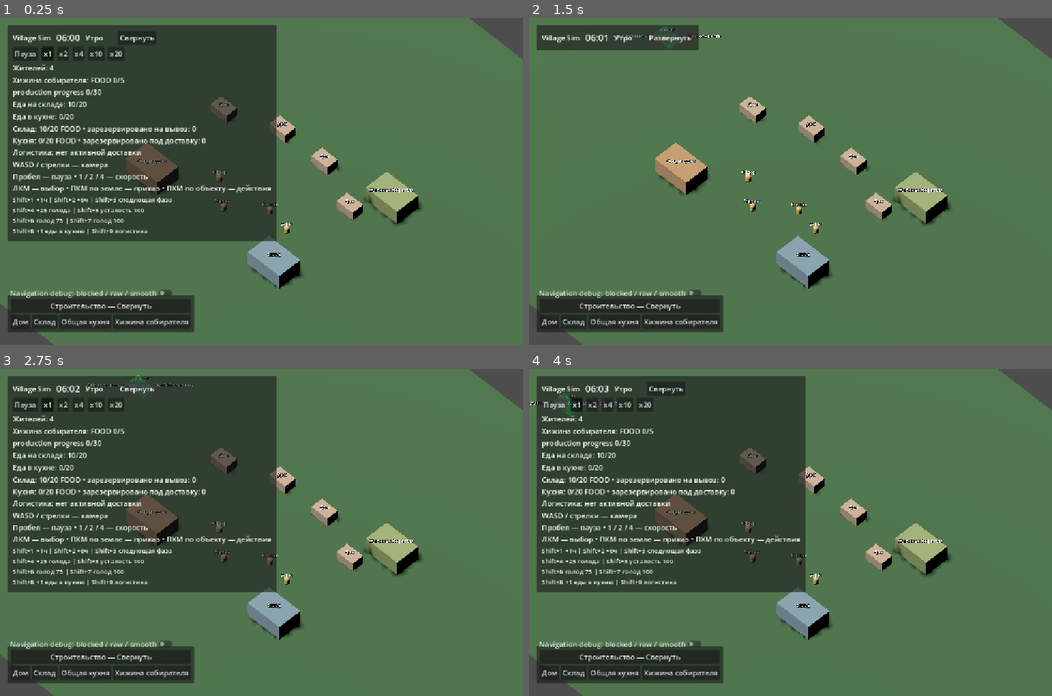
Above: before the commit, frames 1-4 (two rows, left to right).
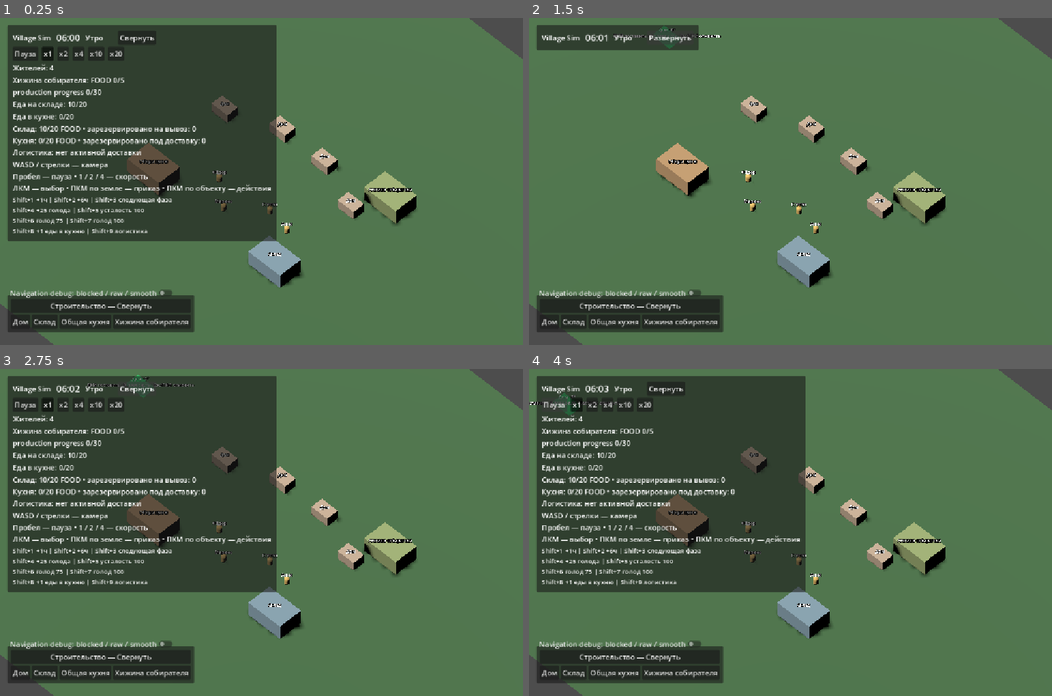
Above: after the commit, the same moments.

Repository: vladlopata5/village-sim
Game: Godot game, scene res://scenes/main_3d.tscn
Same seed, same stepped clock (60 frames per second), same inputs: the game is played once before the commit and once after it. This scene is started directly instead of the project's main scene.
Inputs:
- Up to frame 1 (0.25 s): no input
- Up to frame 2 (1.5 s): click "Дом" at 0.5 s; click "Свернуть" at 1.25 s
- Up to frame 3 (2.75 s): click "Развернуть" at 2 s
- Up to frame 4 (4 s): click "Пауза" at 2.75 s; click "Продолжить" at 3.5 s

The runs differ from the first frame. In frame 1, 0.7% of the frame differs, in the area x 24-81%, y 23-83%; in frame 2, 0.8%; in frame 3, 0.7%; in frame 4, 0.7%.

Commit message:
Validate 3D wander targets and align starter building footprints

Diff:
--- a/scripts/main.gd
+++ b/scripts/main.gd
@@ -282,7 +282,8 @@
 			data.profession = Profession.Type.GATHERER
 			data.work_location_id = gatherer_hut_data.id
 		residents.append(data)
-	var home_positions = [Vector2(-300, -120), Vector2(-100, -200), Vector2(100, -200), Vector2(300, -120)]
+	# Source centers align physical footprint edges to BuildGrid 0.5 at world scale 1:25.
+	var home_positions = [Vector2(-300, -125), Vector2(-100, -200), Vector2(100, -200), Vector2(300, -125)]
 	var start_positions = [Vector2(120, 80), Vector2(220, 100), Vector2(-100, 100), Vector2(0, 180)]
 	for index in range(residents.size()):
 		var data = residents[index]
@@ -419,7 +420,7 @@
 	kitchen_data.resources.set_capacity(ResourceType.Type.FOOD, Balance.KITCHEN_FOOD_CAPACITY)
 	buildings.append(kitchen_data)
 	# Same ID links two distinct data objects: building meaning and world place.
-	kitchen_data.position = Vector2(-280, 240)
+	kitchen_data.position = Vector2(-275, 237.5)
 	var view = _create_building_presentation(kitchen_data)
 	view.name = "CommunalKitchen"
 	_register_building_location(kitchen_data, view)
@@ -436,7 +437,7 @@
 	warehouse_data.resources.set_capacity(ResourceType.Type.WOOD, 50)
 	warehouse_data.resources.add(ResourceType.Type.WOOD, 50)
 	buildings.append(warehouse_data)
-	warehouse_data.position = Vector2(300, 240)
+	warehouse_data.position = Vector2(300, 237.5)
 	var view = _create_building_presentation(warehouse_data)
 	view.name = "Warehouse"
 	_register_building_location(warehouse_data, view)
@@ -446,7 +447,7 @@
 	gatherer_hut_data.resources.set_allowed_resource_types([ResourceType.Type.FOOD])
 	gatherer_hut_data.resources.set_capacity(ResourceType.Type.FOOD, 5)
 	buildings.append(gatherer_hut_data)
-	gatherer_hut_data.position = Vector2(380, -240)
+	gatherer_hut_data.position = Vector2(375, -237.5)
 	var view = _create_building_presentation(gatherer_hut_data)
 	view.name = "GathererHut"
 	_register_building_location(gatherer_hut_data, view)
--- a/scripts/wander_target.gd
+++ b/scripts/wander_target.gd
@@ -1,15 +1,18 @@
 extends RefCounted
 ## Replaceable candidate: a later POI provider can supply an ID and position instead.
 const Balance = preload("res://scripts/balance_config.gd")
+const MAX_ATTEMPTS := 8
 var id: StringName
 var position: Vector2
 func _init(target_id: StringName, world_position: Vector2) -> void:
 	id = target_id
 	position = world_position
-static func nearby(origin: Vector2, rng: RandomNumberGenerator, bounds: Rect2):
+static func nearby(origin: Vector2, rng: RandomNumberGenerator, bounds: Rect2, reachable: Callable = Callable()):
 	if not bounds.has_point(origin): return null
-	for attempt in range(8):
+	for attempt in range(MAX_ATTEMPTS):
 		var offset := Vector2.from_angle(rng.randf_range(0.0, TAU)) * rng.randf_range(Balance.WANDER_RADIUS * 0.3, Balance.WANDER_RADIUS)
 		var target := (origin + offset).clamp(bounds.position, bounds.end - Vector2.ONE)
-		if origin.distance_to(target) > 1.0: return load("res://scripts/wander_target.gd").new(&"random_nearby", target)
+		if origin.distance_to(target) <= 1.0: continue
+		if reachable.is_valid() and not reachable.call(origin, target): continue
+		return load("res://scripts/wander_target.gd").new(&"random_nearby", target)
 	return null
--- a/scripts/world_3d/main_3d.gd
+++ b/scripts/world_3d/main_3d.gd
@@ -48,6 +48,7 @@
 	view.name = String(building.id)
 	$World/BuildingViews.add_child(view)
 	view.position = Coordinates.to_world(building.position)
+	assert(view.position.is_equal_approx(build_grid.snap(view.position, building.definition.footprint_cells, building.quarter_turns)), "Building source center must already be footprint-aligned")
 	view.setup(building)
 	var cells: Array = build_grid.footprint_cells(view.position, building.definition.footprint_cells, building.quarter_turns)
 	var registered: bool = build_grid.occupy(building.id, cells)
@@ -172,3 +173,13 @@
 func _on_navigation_changed(_revision: int) -> void:
 	# Reuse local availability events; cached logistics offers must see new locations.
 	logistics.recalculate()
+
+func _wander_available_2d(resident_id: String) -> bool:
+	var origin: Variant = _production_position_2d(resident_id)
+	return origin is Vector2 and navigation.is_world_walkable(Coordinates.to_world(origin))
+func _wander_target_2d(rng: RandomNumberGenerator, resident_id: String):
+	var origin: Variant = _production_position_2d(resident_id)
+	if not origin is Vector2: return null
+	return WanderTarget.nearby(origin, rng, field.FIELD, _reachable_wander_target)
+func _reachable_wander_target(origin: Vector2, target: Vector2) -> bool:
+	return not navigation.find_path(Coordinates.to_world(origin), Coordinates.to_world(target)).is_empty()
--- a/tests/test_starting_homes.gd
+++ b/tests/test_starting_homes.gd
@@ -35,7 +35,7 @@
 	var card = scene.get_node("HUD/BuildingCard")
 	var homes: Array = scene.buildings.filter(func(building): return building.type == Types.HOME)
 	var ids := [&"home_stepan", &"home_anna", &"home_fedor", &"home_marina"]
-	var positions := [Vector2(-300, -120), Vector2(-100, -200), Vector2(100, -200), Vector2(300, -120)]
+	var positions := [Vector2(-300, -125), Vector2(-100, -200), Vector2(100, -200), Vector2(300, -125)]
 	check(homes.size() == 4, "Starting world has exactly four ordinary HOME instances")
 	check(not FileAccess.file_exists("res://scripts/world_location_view_2d.gd") and not FileAccess.file_exists("res://scenes/world_location_view_2d.tscn"), "Dead prototype home script/scene are removed")
 	var seen: Array = []
@@ -48,7 +48,7 @@
 		check(home.definition.id == &"home" and home.definition.type == Types.HOME and home.definition.housing_capacity == 4, "Uses normal HOME definition/capacity")
 		check(home.id == ids[index] and home.id not in seen, "Unique stable home ID")
 		seen.append(home.id)
-		check(home.position == positions[index] and home.display_name == "Дом", "Original position and normal house label")
+		check(home.position == positions[index] and home.display_name == "Дом", "Grid-aligned source position and normal house label")
 		check(resident.home_location_id == home.id and scene.player_control.get_home(resident.id) == home, "Initial resident relationship references concrete house")
 		check(scene.player_control.get_home_occupants(home.id) == [resident], "Initial occupancy is one, derived from residents")
 		check(view is View and view.building_data == home and not view is Marker2D, "Same BuildingView as player-built houses; no home marker")
--- /dev/null
+++ b/tests/test_wander_3d_cleanup.gd
@@ -0,0 +1,115 @@
+extends SceneTree
+const Target = preload("res://scripts/wander_target.gd")
+const Coordinates = preload("res://scripts/world_3d/world_coordinates.gd")
+const Geometry = preload("res://scripts/world_3d/world_geometry.gd")
+const Navigation = preload("res://scripts/navigation_grid.gd")
+const Definition = preload("res://scripts/building_definition.gd")
+const Types = preload("res://scripts/building_type.gd").Type
+var checks := 0
+var failures := 0
+var attempts := 0
+func _initialize() -> void: call_deferred("_run")
+func check(ok: bool, message: String) -> void:
+	checks += 1
+	if not ok:
+		failures += 1
+		push_error(message)
+func reject(_origin: Vector2, _target: Vector2) -> bool:
+	attempts += 1
+	return false
+func _run() -> void:
+	var scene = load("res://scenes/main_3d.tscn").instantiate()
+	root.add_child(scene)
+	scene.game_time.set_process(false)
+	scene.set_process(false)
+	for actor in scene.resident_runtimes: actor.view.set_physics_process(false)
+	await physics_frame
+	check(scene.residents.size() == 4 and scene.buildings.size() == 7, "Shared starter counts preserved")
+	var expected := {
+		&"communal_kitchen_01":Vector2(-275,237.5), &"warehouse_01":Vector2(300,237.5),
+		&"gatherer_hut_01":Vector2(375,-237.5), &"home_stepan":Vector2(-300,-125),
+		&"home_anna":Vector2(-100,-200), &"home_fedor":Vector2(100,-200), &"home_marina":Vector2(300,-125),
+	}
+	var all_cells: Dictionary = {}
+	var expected_navigation = Navigation.new()
+	for building in scene.buildings:
+		var point := Coordinates.to_world(building.position)
+		check(building.position == expected[building.id] and building.quarter_turns == 0 and building.is_built(), "Explicit aligned starter source data, zero rotation and BUILT preserved")
+		check(point.is_equal_approx(scene.build_grid.snap(point,building.definition.footprint_cells,building.quarter_turns)), "Starter and runtime share footprint-aware snap")
+		var footprint := Geometry.footprint(building)
+		for edge in [footprint.position,footprint.end]:
+			var relative: Vector2 = (edge-scene.build_grid.bounds.position)/scene.build_grid.CELL_SIZE
+			check(relative.is_equal_approx(relative.round()), "All physical edges are build cell boundaries")
+		check(scene.build_grid.bounds.encloses(footprint), "Starter footprint inside bounds")
+		var cells: Array = scene.build_grid.occupied_cells(building.id)
+		check(cells.size() == building.definition.footprint_cells.x*building.definition.footprint_cells.y, "No conservative extra occupancy cells needed for aligned starter")
+		var overlapping := false
+		for cell in cells:
+			if all_cells.has(cell): overlapping = true
+			all_cells[cell] = building.id
+		check(not overlapping, "No starter occupancy overlap")
+		var access: Variant = scene.world_locations.get_position(building.id)
+		check(access is Vector2 and scene.navigation.is_world_walkable(Coordinates.to_world(access)), "Starter access point remains walkable")
+		expected_navigation.add_blocker(building.id,footprint)
+	check(scene.navigation.blocked_cells() == expected_navigation.blocked_cells(), "Navigation blockers match exact snapped physical footprints plus unchanged clearance")
+	for resident in scene.residents:
+		check(scene.player_control.get_home(resident.id).id == resident.home_location_id and resident.home_location_id in expected, "Original home relationship remains valid")
+	check(scene.warehouse_data.resources.get_amount(0) == 10 and scene.warehouse_data.resources.get_amount(1) == 50 and scene.kitchen_data.resources.get_amount(0) == 0, "Initial resources preserved")
+	var actor = scene.resident_runtimes[1]
+	actor.view.global_position = Vector3(8.25,0,9.75)
+	var origin: Vector2 = actor.view.get_sim_position()
+	var rng := RandomNumberGenerator.new()
+	# Locate a deterministic seed where legacy first target is blocked but a later target is reachable.
+	var corrected_seed := -1
+	for seed_value in range(200):
+		rng.seed = seed_value
+		var legacy = Target.nearby(origin,rng,scene.field.FIELD)
+		rng.seed = seed_value
+		var validated = scene._wander_target_2d(rng,actor.data.id)
+		if not scene.navigation.is_world_walkable(Coordinates.to_world(legacy.position)) and validated != null:
+			corrected_seed = seed_value
+			check(validated.position != legacy.position and scene._reachable_wander_target(origin,validated.position), "Blocked first candidate rejected; later reachable point selected")
+			break
+	check(corrected_seed >= 0, "Real starter geometry reproduces legacy target selection failure")
+	check(not scene._reachable_wander_target(origin,scene.warehouse_data.position), "Blocked destination rejected")
+	check(not scene._reachable_wander_target(origin,Vector2(9000,9000)), "Out-of-grid candidate rejected")
+	# A separate authoritative NavigationGrid creates an actually disconnected walkable island.
+	var local = Navigation.new(Rect2(-5,-5,10,10),0.0)
+	local.add_blocker(&"wall",Rect2(-0.5,-5,1,10))
+	var previous = scene.navigation
+	scene.navigation = local
+	check(local.is_world_walkable(Vector3(2.25,0,0.25)) and not scene._reachable_wander_target(Vector2(-56.25,6.25),Vector2(56.25,6.25)), "Walkable but disconnected candidate rejected through NavigationGrid")
+	scene.navigation = previous
+	attempts = 0
+	rng.seed = 12
+	check(Target.nearby(origin,rng,scene.field.FIELD,reject) == null and attempts == Target.MAX_ATTEMPTS and attempts == 8, "No candidate returns null after exactly eight attempts, no infinite retry")
+	# Isolated start is valid but every candidate is rejected by real connectivity/bounds.
+	actor.view.global_position = Vector3(40.25,0,20.25)
+	scene.navigation.add_blocker(&"isolation_left",Rect2(39.5,18,0.1,5))
+	scene.navigation.add_blocker(&"isolation_right",Rect2(41,18,0.1,5))
+	scene.navigation.add_blocker(&"isolation_up",Rect2(38,19.5,5,0.1))
+	scene.navigation.add_blocker(&"isolation_down",Rect2(38,21,5,0.1))
+	check(scene.navigation.is_world_walkable(actor.view.global_position), "Trapped test source remains walkable")
+	actor.decision._deciding = true
+	actor.intents.cancel_current(actor.intents.current_intent)
+	check(not actor.wander.try_wander(500) and actor.wander._active == null and not actor.intents.has_current_action(), "No reachable wander point declines cleanly without starting a bad intent")
+	for id in [&"isolation_left",&"isolation_right",&"isolation_up",&"isolation_down"]: scene.navigation.remove_blocker(id)
+	actor.view.global_position = Vector3(-63.25,0,0.25)
+	for seed_value in range(60):
+		rng.seed = seed_value
+		var target = scene._wander_target_2d(rng,actor.data.id)
+		check(target == null or scene._reachable_wander_target(actor.view.get_sim_position(),target.position), "Near-boundary targets obey bounds/clearance/connectivity")
+	actor.view.global_position = Vector3(0,0,20)
+	scene.placement.select(Definition.for_type(Types.HOME))
+	scene.placement.update_world_position(Vector3(4.13,0,20.12))
+	var runtime_building = scene.placement.confirm()
+	check(runtime_building != null and Coordinates.to_world(runtime_building.position).is_equal_approx(scene.build_grid.snap(Vector3(4.13,0,20.12),runtime_building.definition.footprint_cells)), "Runtime placement continues same snap semantics alongside starters")
+	actor.wander.rng.seed = 6
+	check(actor.wander.try_wander(500), "Reachable ordinary wander still starts")
+	for step in range(200):
+		actor.view._physics_process(0.05)
+		if not actor.view.movement.is_moving(): break
+	check(actor.wander._stay_ends_at > 0 and actor.intents.current_intent.reason_id == &"wander", "Real executor reaches wander destination and enters existing stay")
+	scene.free()
+	print("Wander/starter cleanup: %d checks, %d failures" % [checks,failures])
+	quit(1 if failures else 0)
Not shown, added: tests/test_wander_3d_cleanup.gd.uid
Not shown, changed: docs/DECISIONS.md
Not shown, changed: docs/GAME_DESIGN.md
Not shown, changed: docs/PHASE_4.md
Not shown, changed: docs/ROADMAP.md
